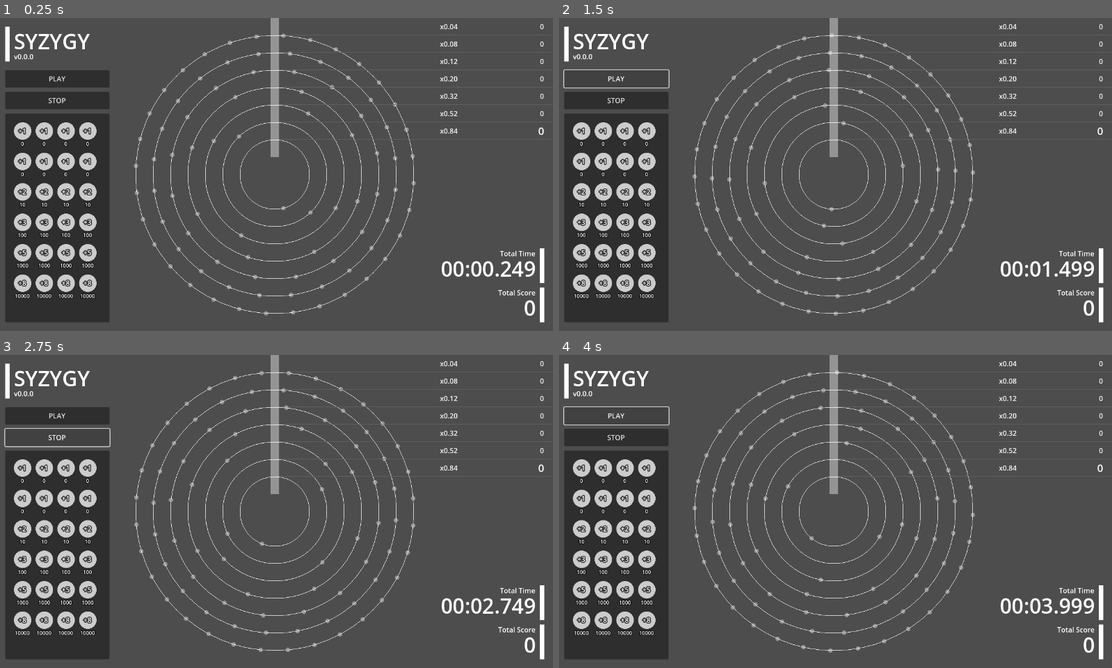
Above: before the commit, frames 1-4 (two rows, left to right).
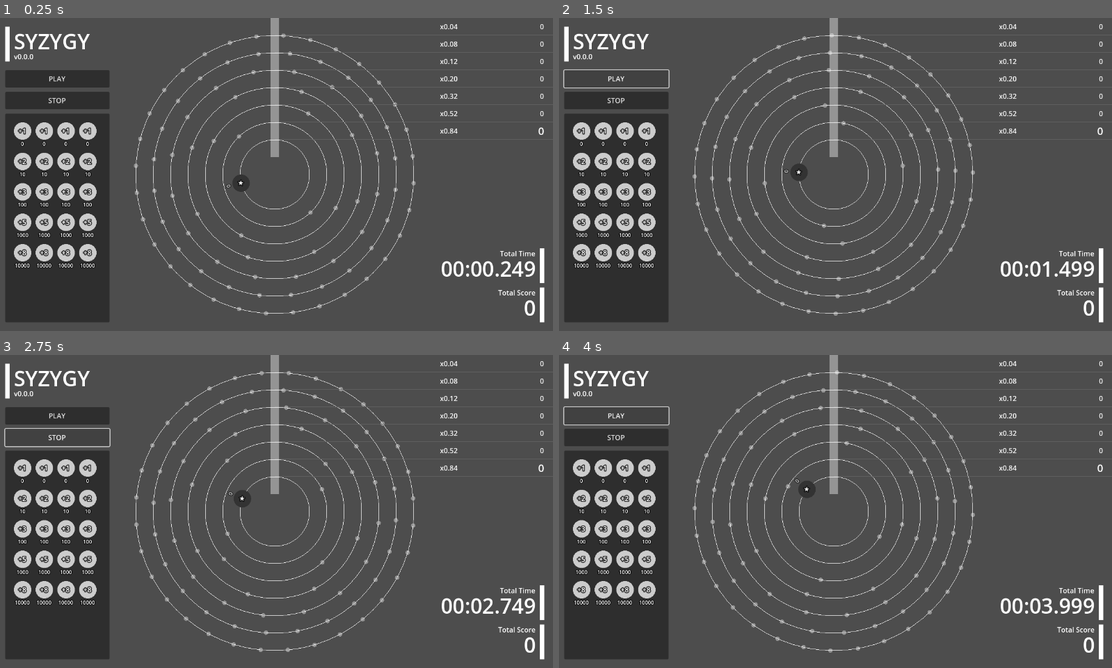
Above: after the commit, the same moments.

Repository: kamikoloss/syzygy
Game: Godot game, scene res://scenes/main.tscn
Two runs of this game, one before a commit and one after it. Both use one fixed random seed, a clock stepped at 60 frames per second and the inputs below.
Inputs:
- Up to frame 1 (0.25 s): no input
- Up to frame 2 (1.5 s): click "PLAY" at 0.5 s; click "PLAY" at 1.25 s
- Up to frame 3 (2.75 s): click "STOP" at 2 s
- Up to frame 4 (4 s): click "STOP" at 2.75 s; click "PLAY" at 3.5 s

The runs differ from the first frame. In frame 1, 1.3% of the frame differs, in the area x 2-52%, y 44-90%; in frame 2, 1.3%; in frame 3, 1.3%; in frame 4, 1.3%, in the area x 2-47%, y 39-90%.

Commit message:
set ACCOUNT chip to inline rail

Diff:
--- a/scenes/chip.gd
+++ b/scenes/chip.gd
@@ -27,8 +27,8 @@
 var is_hovering := false
 var is_dragging := false
 var is_overlapping := false
+var center_offset: Vector2
 
-var _center_offset: Vector2
 var _drag_start_global_position: Vector2
 var _overrapping_holder: ChipHolder
 var _placed_holder: ChipHolder
@@ -40,14 +40,14 @@
     area.area_entered.connect(_on_area_entered)
     area.area_exited.connect(_on_area_exited)
 
-    _center_offset = custom_minimum_size / 2.0
+    center_offset = custom_minimum_size / 2.0
     refresh_view()
 
 
 func _process(delta: float) -> void:
     _label_main.rotation = get_global_transform().get_rotation() * -1
     if is_dragging:
-        global_position = get_global_mouse_position() - _center_offset
+        global_position = get_global_mouse_position() - center_offset
 
 
 func _gui_input(event: InputEvent) -> void:
@@ -92,12 +92,16 @@
 
 
 func _on_mouse_entered() -> void:
+    if type == ChipData.Type.ACCOUNT:
+        return
     is_hovering = true
     hovered.emit(true)
     refresh_view()
 
 
 func _on_mouse_exited() -> void:
+    if type == ChipData.Type.ACCOUNT:
+        return
     is_hovering = false
     hovered.emit(false)
     refresh_view()
@@ -161,7 +165,7 @@
             _placed_holder = _overrapping_holder
             _placed_holder.is_placed = true
             reparent(_placed_holder.chips_parent)
-            position = Vector2.ZERO - _center_offset # NOTE: reparent() の後に書くこと
+            position = Vector2.ZERO - center_offset # NOTE: reparent() の後に書くこと
             rail_number = _placed_holder.rail_number
             GlobalSignal.chip_placed.emit(self, _placed_holder)
         # ストレージに戻る
--- a/scenes/main.gd
+++ b/scenes/main.gd
@@ -1,7 +1,6 @@
 extends Control
 
 const PLAY_STOP_DURATION = 0.2
-const RAIL_NUMBER_SUM = 6
 
 @export var objects: Control
 @export var chip_storage: GridContainer
@@ -44,18 +43,7 @@
     _reset_stack_scores()
 
     # Storage
-    for chip_data in ChipStorageData.DEFAULT_UNLOCKED_CHIPS:
-        for _i in chip_data[1]:
-            var chip: Chip = chip_scene.instantiate()
-            chip.type = chip_data[0]
-            chip.is_locked = false
-            chip_storage.add_child(chip)
-    for chip_data in ChipStorageData.DEFAULT_LOCKED_CHIPS:
-        for _i in chip_data[1]:
-            var chip: Chip = chip_scene.instantiate()
-            chip.type = chip_data[0]
-            chip.is_locked = true
-            chip_storage.add_child(chip)
+    _init_storage_chips()
 
 
 func _process(delta: float) -> void:
@@ -75,7 +63,7 @@
     if chip.type == ChipData.Type.ACCOUNT:
         total_score += stack_scores_sum
         _reset_stack_scores()
-    elif chip.rail_number < RAIL_NUMBER_SUM and 0 < chip.score:
+    elif chip.rail_number < Rail.RAIL_NUMBER_SUM and 0 < chip.score:
         var new_score = stack_scores[chip.rail_number] + chip.score
         _set_stack_score(chip.rail_number, new_score)
 
@@ -104,14 +92,29 @@
     for stack_score in stack_scores:
         sum += stack_score
     stack_scores_sum = sum
-    var label_sum: Label = _label_line_score_parent.get_child(RAIL_NUMBER_SUM)
+    var label_sum: Label = _label_line_score_parent.get_child(Rail.RAIL_NUMBER_SUM)
     label_sum.text = "%s" % [stack_scores_sum]
 
 
 func _reset_stack_scores() -> void:
     var rail_number := 0
     for stack_score in stack_scores:
-        _set_stack_score(rail_number, stack_score)
+        _set_stack_score(rail_number, 0)
         rail_number += 1
 
     stack_scores_sum = 0
+
+
+func _init_storage_chips() -> void:
+    for chip_data in ChipStorageData.DEFAULT_UNLOCKED_CHIPS:
+        for _i in chip_data[1]:
+            var chip: Chip = chip_scene.instantiate()
+            chip.type = chip_data[0]
+            chip.is_locked = false
+            chip_storage.add_child(chip)
+    for chip_data in ChipStorageData.DEFAULT_LOCKED_CHIPS:
+        for _i in chip_data[1]:
+            var chip: Chip = chip_scene.instantiate()
+            chip.type = chip_data[0]
+            chip.is_locked = true
+            chip_storage.add_child(chip)
--- a/scenes/main.tscn
+++ b/scenes/main.tscn
@@ -311,12 +311,14 @@
 offset_bottom = 530.0
 
 [node name="ColorRect" type="ColorRect" parent="UI/Time"]
+layout_mode = 0
 offset_left = 470.0
 offset_right = 480.0
 offset_bottom = 80.0
 
 [node name="Label" type="Label" parent="UI/Time"]
 custom_minimum_size = Vector2(0, 80)
+layout_mode = 0
 offset_right = 460.0
 offset_bottom = 80.0
 text = "Total Time"
@@ -340,12 +342,14 @@
 offset_bottom = 620.0
 
 [node name="ColorRect" type="ColorRect" parent="UI/Score"]
+layout_mode = 0
 offset_left = 470.0
 offset_right = 480.0
 offset_bottom = 80.0
 
 [node name="Label" type="Label" parent="UI/Score"]
 custom_minimum_size = Vector2(0, 80)
+layout_mode = 0
 offset_right = 460.0
 offset_bottom = 80.0
 text = "Total Score"
--- a/scenes/rail.gd
+++ b/scenes/rail.gd
@@ -1,6 +1,7 @@
 class_name Rail
 extends Control
 
+const RAIL_NUMBER_SUM = 6
 const LINE_COLOR_PRIMARY := Color(1.0, 1.0, 1.0)
 const LINE_COLOR_SECONDARY := Color(0.4, 0.4, 0.4)
 
@@ -18,7 +19,11 @@
 
 
 func _ready() -> void:
-    set_holders()
+    if rail_number == RAIL_NUMBER_SUM:
+        _init_chips()
+    else:
+        _init_chip_holders()
+
     start_rotate()
 
 
@@ -29,7 +34,19 @@
     chip_holders_parent.draw_polyline([Vector2(40, 0), Vector2(20, -10), Vector2(20, 10), Vector2(40, 0)], LINE_COLOR_PRIMARY)
 
 
-func set_holders() -> void:
+func start_rotate() -> void:
+    var duration := 1.0 / rotate_speed
+    _tween_rotate = create_tween()
+    _tween_rotate.set_loops()
+    _tween_rotate.tween_property(chip_holders_parent, "rotation_degrees", 360.0, duration)
+    _tween_rotate.tween_property(chip_holders_parent, "rotation_degrees", 0.0, 0)
+
+
+func stop_rotate() -> void:
+    pass
+
+
+func _init_chip_holders() -> void:
     for i in holder_count:
         var rad := PI * 2 / holder_count * (i + 1)
         var pos := Vector2(cos(rad) * circle_radius, sin(rad) * circle_radius)
@@ -37,15 +54,12 @@
         chip_holder.position = pos
         chip_holder.rail_number = rail_number
         chip_holders_parent.add_child(chip_holder)
-        # debug
-        #var chip: Chip = chip_scene.instantiate()
-        #chip.position = pos - chip.custom_minimum_size / 2
-        #chip_holders_parent.add_child(chip)
 
 
-func start_rotate() -> void:
-    var duration := 1.0 / rotate_speed
-    _tween_rotate = create_tween()
-    _tween_rotate.set_loops()
-    _tween_rotate.tween_property(chip_holders_parent, "rotation_degrees", 360.0, duration)
-    _tween_rotate.tween_property(chip_holders_parent, "rotation_degrees", 0.0, 0)
+func _init_chips() -> void:
+    # Type.ACCOUNT
+    var chip: Chip = chip_scene.instantiate()
+    chip.type = ChipData.Type.ACCOUNT
+    chip.is_locked = false
+    chip_holders_parent.add_child(chip)
+    chip.position = Vector2(0, circle_radius) - chip.center_offset
--- a/scripts/chip_data.gd
+++ b/scripts/chip_data.gd
@@ -11,7 +11,7 @@
 ## { <Type>: [ <Label>, <Color>, <Price>, <Score> ], ... }
 const DATA := {
     Type.NONE:      ["", Color(0.1, 0.1, 0.1), 0, 0],
-    Type.ACCOUNT:   ["★", Color(0.8, 0.8, 0.8), 0, 0],
+    Type.ACCOUNT:   ["★", Color(0.2, 0.2, 0.2), 0, 0],
     Type.PLUS_1:    ["+1", Color(0.8, 0.8, 0.8), 0, 1],
     Type.PLUS_2:    ["+2", Color(0.8, 0.8, 0.8), 10, 2],
     Type.PLUS_3:    ["+3", Color(0.8, 0.8, 0.8), 100, 3],
--- a/scripts/chip_storage_data.gd
+++ b/scripts/chip_storage_data.gd
@@ -3,7 +3,7 @@
 
 
 const DEFAULT_UNLOCKED_CHIPS := [
-    [ChipData.Type.PLUS_1, 8],
+    [ChipData.Type.PLUS_1, 4],
 ]
 
 const DEFAULT_LOCKED_CHIPS := [
